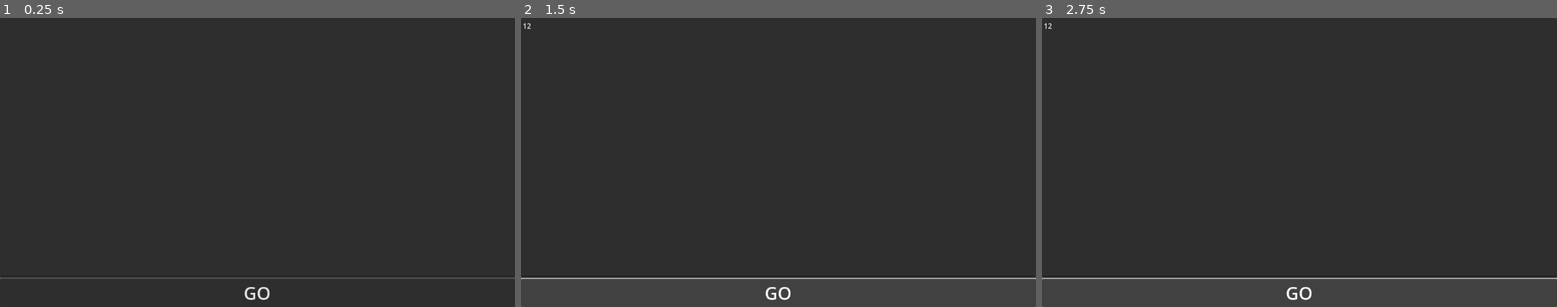
Above: before the commit, frames 1-3 (left to right).
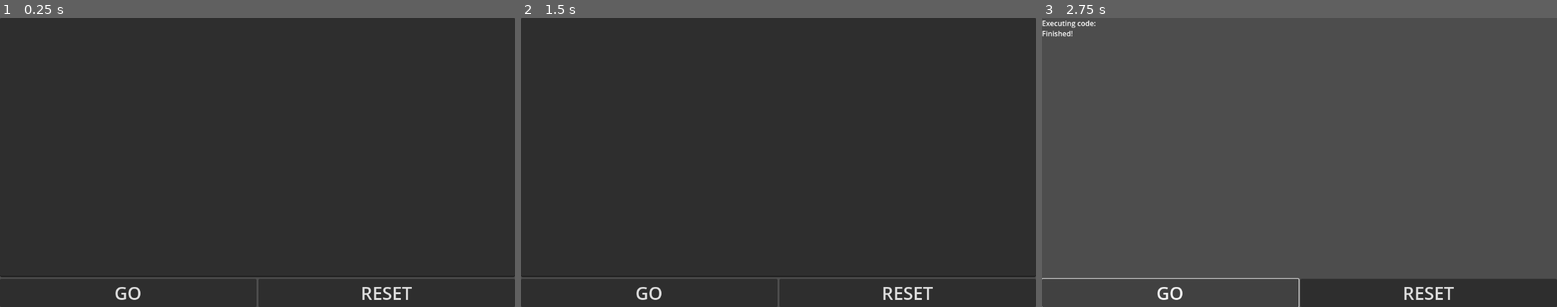
Above: after the commit, the same moments.

Repository: Zshandi/shoveljam_codinggame
Game: Godot game, scene res://test_scene.tscn
Same seed, same stepped clock (60 frames per second), same inputs: the game is played once before the commit and once after it.
Inputs (mouse positions are in pixels of both pictures, inside the frame that each line leads up to):
- Up to frame 1 (0.25 s): no input
- Up to frame 2 (1.5 s): click (778, 148) at 0.52 s; type "12" at 0.6 s; click (907, 292) at 1.25 s, where only the run after the commit has a clickable "RESET"
- Up to frame 3 (2.75 s): click "GO" at 2 s

The runs differ from the first frame. In frame 1, 0.5% of the frame differs, in the area x 22-80%, y 90-100%; in frame 2, 0.9%; in frame 3, 90%, in the area x 0-100%, y 0-100%.

Commit message:
added output text and a reset button

Diff:
--- a/controls.gd
+++ b/controls.gd
@@ -7,14 +7,31 @@
 
 func _on_go_pressed() -> void:
 	var code = %Input.text
+	var result:Array
+	var line_num := 1
 
-	var line_num := 1
+	%Input.visible = false
+	%Output.visible = true
+	%Output.text = "Executing code:\n"
+
 	for line in code.split('\n'):
+		if line.strip_edges() == "":
+			# ignore empty lines
+			continue
 		print("executing line ", line_num, ": ")
-		await execute_line(line)
+		result = await execute_line(line)
+		if result[0]:
+			%Output.text += "[color=green]%s: %s[/color]\n" % [line, result[1]]
+		else:
+			%Output.text += "[color=red]%s: ERROR %s[/color]\n" % [line, result[1]]
+			break
 		line_num = line_num + 1
+	%Output.text += "Finished!\n"
 
-func execute_line(line:String):
+func _on_reset_pressed():
+	get_tree().reload_current_scene()
+
+func execute_line(line:String) -> Array:
 	line = line.strip_edges()
 	if line.contains("="): # TODO Account for ==
 		var sides = line.split("=")
@@ -27,26 +44,20 @@
 				var_name = left_hand_side.substr(4).strip_edges()
 				if var_name in context.user_variables:
 					# This is to account for dictionary assignment also adding the value
-					print("ERROR: re-define variable")
-					# TODO: OUTPUT ERROR
-					return
+					return [false, "re-define variable"]
 			else:
 				if !(var_name in context.user_variables):
 					# This is to account for dictionary assignment also adding the value
-					print("ERROR: assignment to undefined variable")
-					# TODO: OUTPUT ERROR
-					return
+					return [false, "assignment to undefined variable"]
 
 			line = "user_variables.set(\""+var_name+"\", "+variable_value+")"
 		else:
-			print("ERROR: invalid assign")
-			# TODO: OUTPUT ERROR
-			return
+			return [false, "invalid assign"]
 	else:
 		line = replace_vars_with_dictionaries(line)
 
 	print("final line: ", line)
-	await execute_expression(line)
+	return await execute_expression(line)
 
 func replace_vars_with_dictionaries(expr:String) -> String:
 	# TODO: Fix this to match against full word?
@@ -57,13 +68,14 @@
 
 	return expr
 
-func execute_expression(expr:String) -> void:
+func execute_expression(expr:String) -> Array:
 	var error = expression.parse(expr, ["DisplayServer"])
 	if error != OK:
-		# TODO: OUTPUT ERROR
 		print(expression.get_error_text())
-		#return null
+		return [false, expression.get_error_text()]
 	var result = await expression.execute([DisplayServer], context)
 	if not expression.has_execute_failed():
 		# TODO: do something with this??
 		print("result: " + str(result))
+		return [true, "Completed"]
+	return [false, expression.get_error_text()]
--- a/controls.tscn
+++ b/controls.tscn
@@ -17,10 +17,29 @@
 layout_mode = 2
 size_flags_vertical = 3
 
-[node name="GO" type="Button" parent="VBoxContainer"]
+[node name="Output" type="RichTextLabel" parent="VBoxContainer"]
+unique_name_in_owner = true
+visible = false
+layout_mode = 2
+size_flags_vertical = 3
+bbcode_enabled = true
+
+[node name="HBoxContainer" type="HBoxContainer" parent="VBoxContainer"]
+layout_mode = 2
+
+[node name="GO" type="Button" parent="VBoxContainer/HBoxContainer"]
 unique_name_in_owner = true
 layout_mode = 2
+size_flags_horizontal = 3
 theme_override_font_sizes/font_size = 40
 text = "GO"
 
-[connection signal="pressed" from="VBoxContainer/GO" to="." method="_on_go_pressed"]
+[node name="Reset" type="Button" parent="VBoxContainer/HBoxContainer"]
+unique_name_in_owner = true
+layout_mode = 2
+size_flags_horizontal = 3
+theme_override_font_sizes/font_size = 40
+text = "RESET"
+
+[connection signal="pressed" from="VBoxContainer/HBoxContainer/GO" to="." method="_on_go_pressed"]
+[connection signal="pressed" from="VBoxContainer/HBoxContainer/Reset" to="." method="_on_reset_pressed"]
--- a/project.godot
+++ b/project.godot
@@ -21,4 +21,5 @@
 
 [rendering]
 
-renderer/rendering_method="mobile"
+renderer/rendering_method="gl_compatibility"
+renderer/rendering_method.mobile="gl_compatibility"
